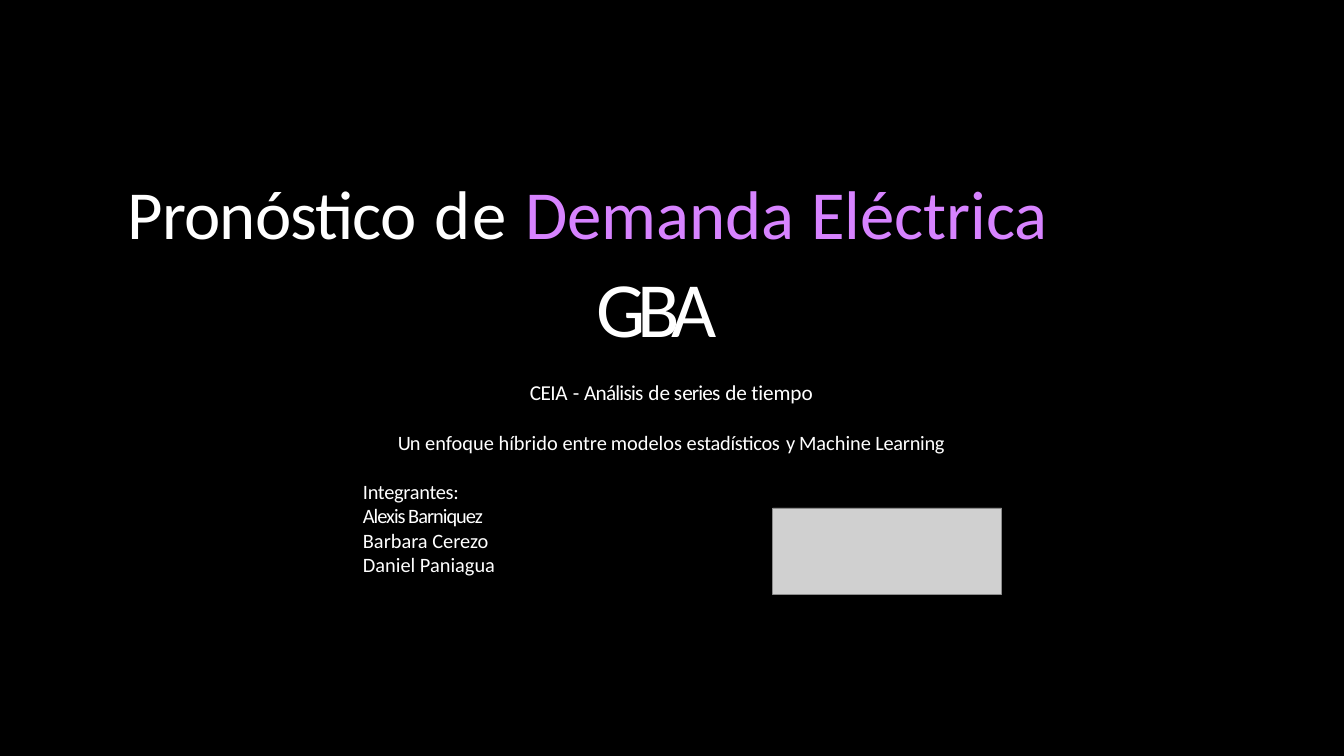
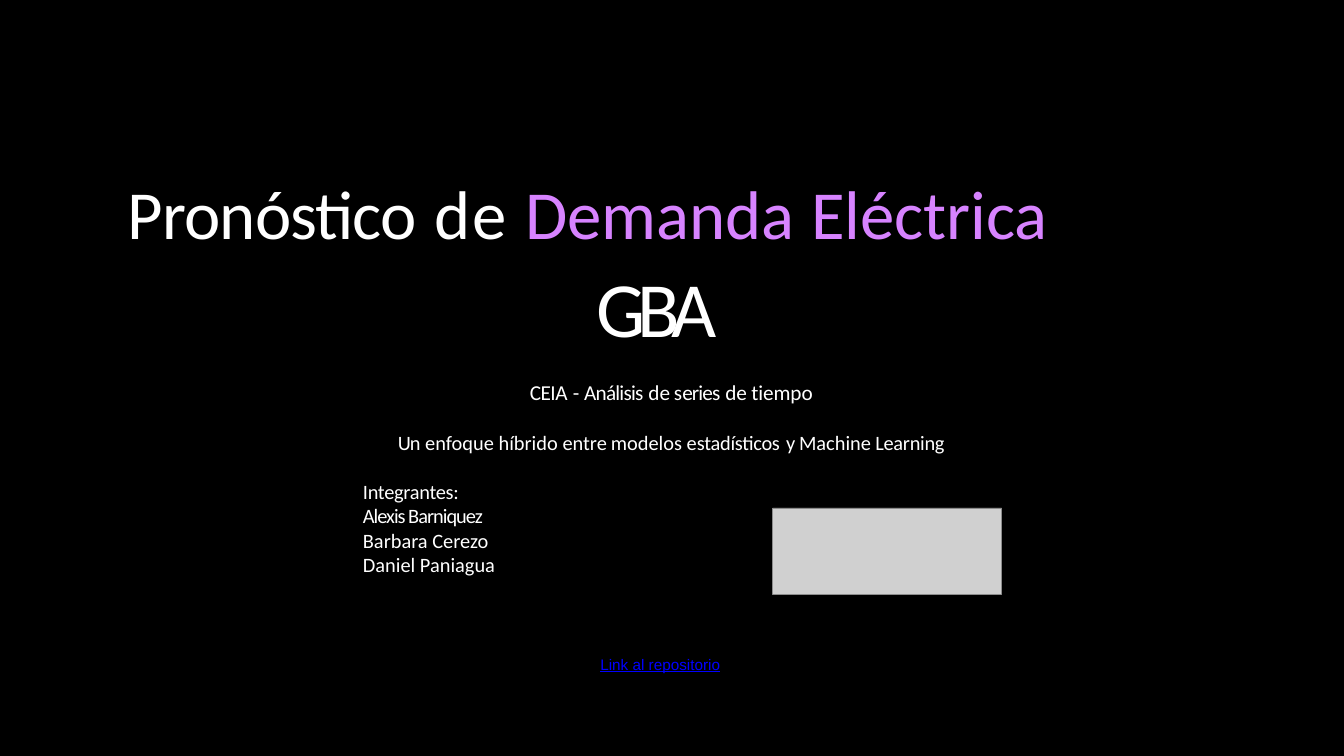
Before and after one commit to alexisbarnique/ceia-ast-tpf, a slide deck: slide 1 of Pronóstico de Demanda Eléctrica GBA.pptx. Drawn at 1344x756 pixels with LibreOffice and Linux fonts; fonts in the diff are those of the drawing; grey boxes stand for pictures. Boxes give left, top, right and bottom in pixels: in the first picture for what was removed or moved away, otherwise in the second. Text is boxed around its words. In the diff, an @@ line names an element or a change of style, - is before the commit and + after.

Commit message:
presentación con el link del repo

```diff
--- a/Pronóstico de Demanda Eléctrica GBA.pptx
+++ b/Pronóstico de Demanda Eléctrica GBA.pptx
@@ text added at (x1=600, y1=659, x2=720, y2=673), 18 pt, text #0000FF, underline @@
+Link al repositorio
```
